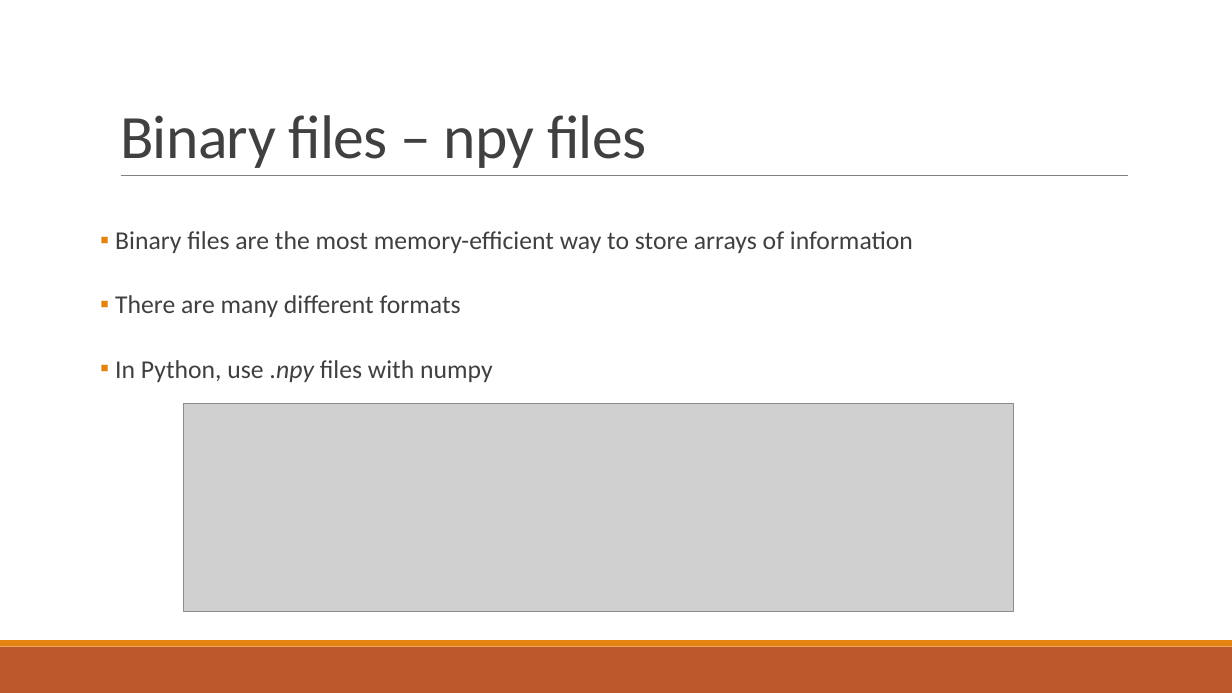
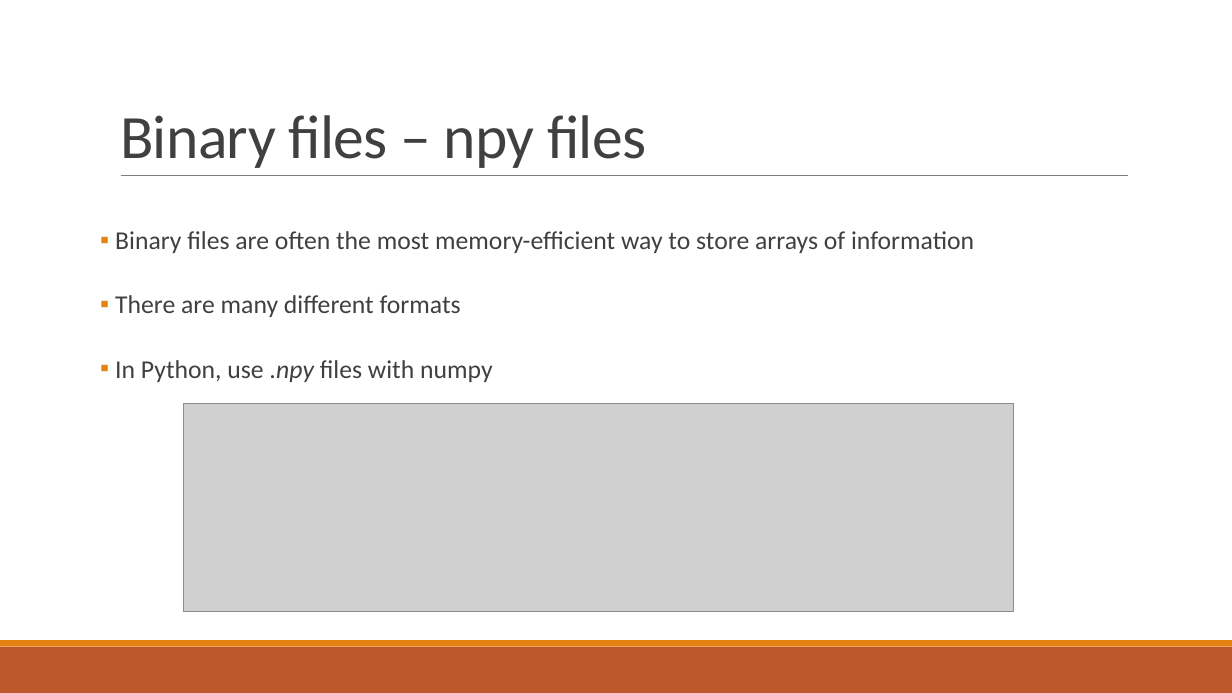
Before and after one commit to loganfoote/sagi, a slide deck: slide 12 of lessons/instrument_control/lesson7/file_io.pptx. Drawn at 1232x693 pixels with LibreOffice and Linux fonts; fonts in the diff are those of the drawing; grey boxes stand for pictures. Boxes give left, top, right and bottom in pixels: in the first picture for what was removed or moved away, otherwise in the second. Text is boxed around its words. In the diff, an @@ line names an element or a change of style, - is before the commit and + after.

```diff
--- a/lessons/instrument_control/lesson7/file_io.pptx
+++ b/lessons/instrument_control/lesson7/file_io.pptx
@@ text at (115,231,974,253): text changed @@
-▪ Binary files are the most memory-efficient way to store arrays of information
+▪ Binary files are often the most memory-efficient way to store arrays of information
```
Also in this commit, not shown: 2 other slides changed, 1 other file.
